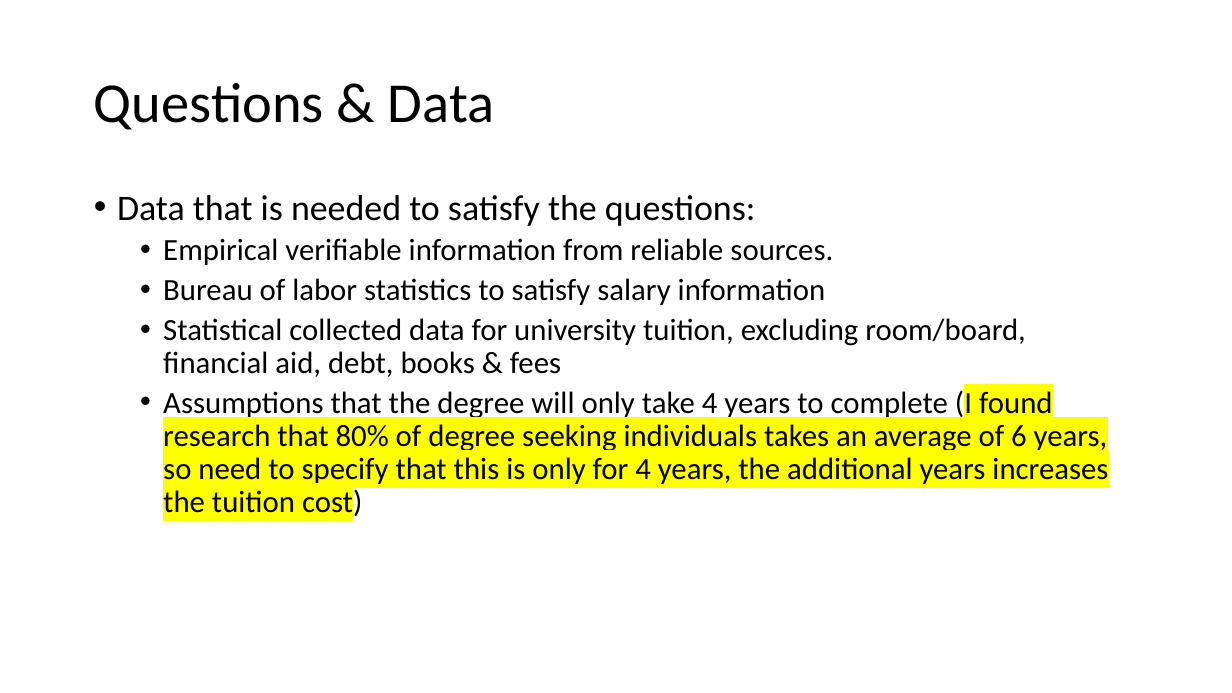
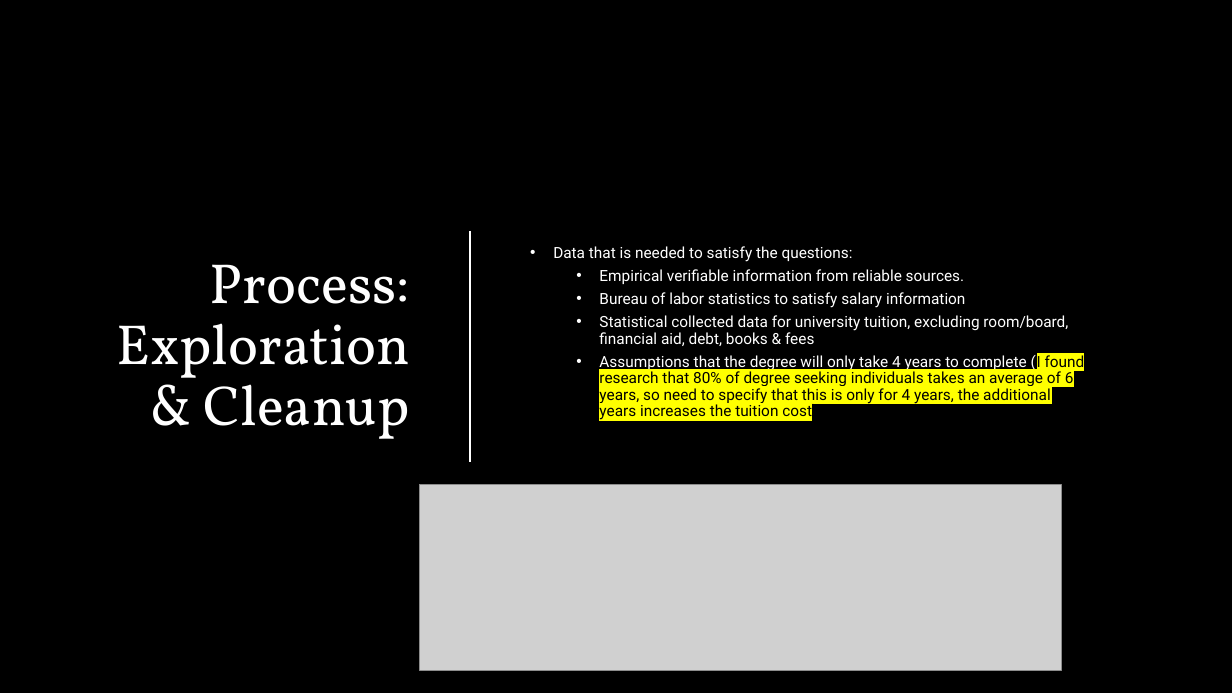
Before and after one commit to clkessler220/project-1-team-5, a slide deck: slide 6 of The Cost Benefit Analysis of Obtaining Postsecondary Eduction.pptx. Drawn at 1232x693 pixels with LibreOffice and Linux fonts; fonts in the diff are those of the drawing; grey boxes stand for pictures; background and template pictures are left out. Boxes give left, top, right and bottom in pixels: in the first picture for what was removed or moved away, otherwise in the second. Text is boxed around its words. In the diff, an @@ line names an element or a change of style, - is before the commit and + after.

```diff
--- a/The Cost Benefit Analysis of Obtaining Postsecondary Eduction.pptx
+++ b/The Cost Benefit Analysis of Obtaining Postsecondary Eduction.pptx
@@ background #FFFFFF to picture (left out) @@
@@ title removed at (94,83,495,130) @@
-Questions & Data
@@ text "Data that is needed to ...": place and size @@
-text "Data that is needed to ..." at (117,195,1108,521)
+text "Data that is needed to ..." at (553,246,1085,421)
@@ text "Data that is needed to ..." at (553,246,1085,421): size 28 to 12 pt in "Data that is needed to satisfy the ..."; font Calibri to Roboto, size 24 to 12 pt; text colour #000000 to #FFFFFF in "Data that is needed to satisfy the ...", "Empirical verifiable information from reliable sources.", "Bureau of labor statistics to satisfy salary ...", "Statistical collected data for university tuition, excluding ..." and 1 more places; vertical alignment top to middle @@
@@ line added from (470, 231) to (470, 462), #FFFFFF 1.25 pt @@
@@ title added at (116,264,410,439), 44 pt, text #FFFFFF @@
+Process: Exploration & Cleanup
@@ picture added at (420,484,1062,670) @@
```
Also in this commit, not shown: 4 other slides changed, 5 slides added, 3 slides removed.
